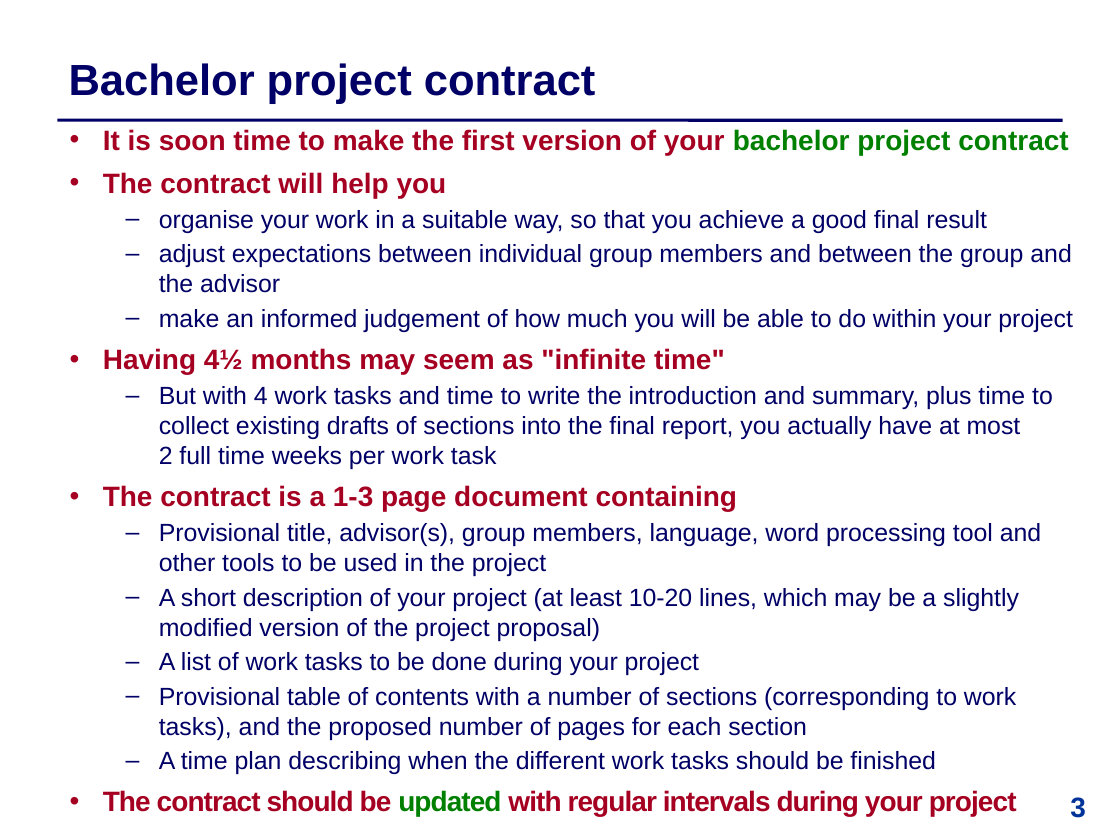
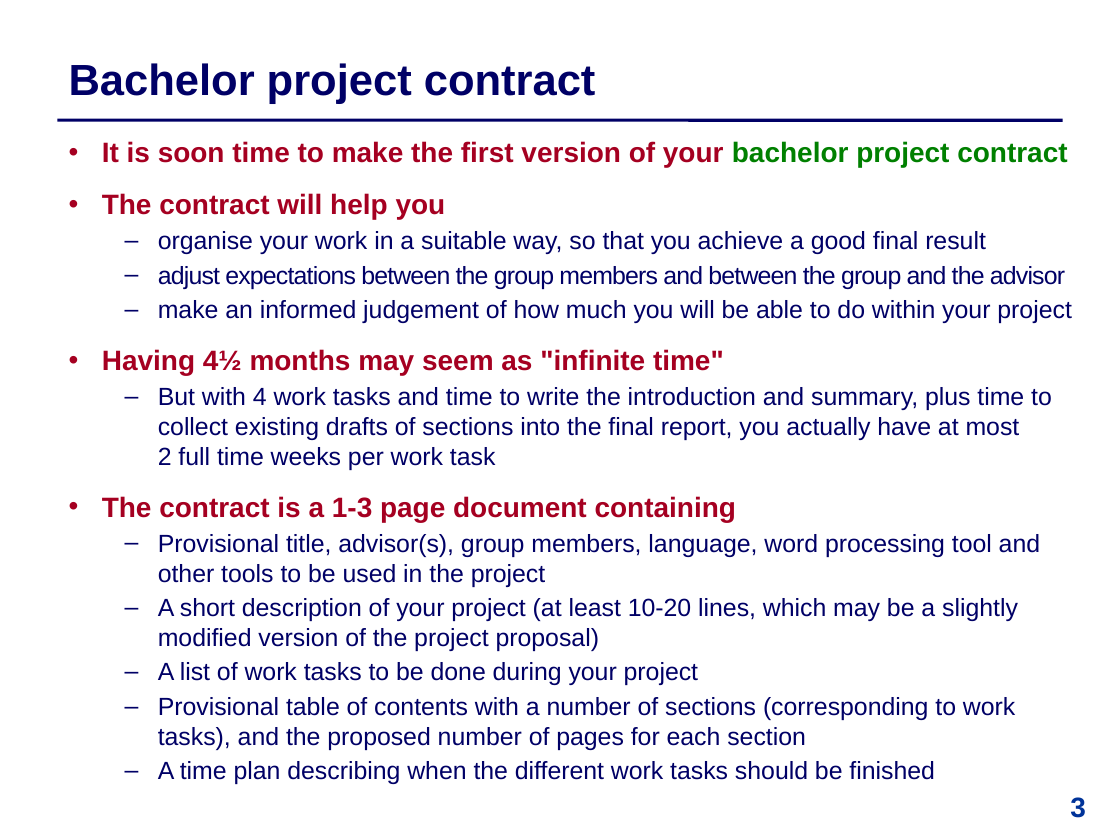
Before and after one commit to IntProgAU/Materiale, a slide deck: slide 3 of web/b24/1 Bachelor Contract .pptx. Drawn at 1120x840 pixels with LibreOffice and Linux fonts; fonts in the diff are those of the drawing. Boxes give left, top, right and bottom in pixels: in the first picture for what was removed or moved away, otherwise in the second. Text is boxed around its words. In the diff, an @@ line names an element or a change of style, - is before the commit and + after.

```diff
--- a/web/b24/1 Bachelor Contract .pptx
+++ b/web/b24/1 Bachelor Contract .pptx
@@ text "It is soon time to ...": place and size @@
-text "It is soon time to ..." at [103,129,1073,817]
+text "It is soon time to ..." at [102,141,1072,784]
@@ text at [102,193,736,522]: more space between paragraphs @@
@@ text at [158,266,1065,289]: text changed @@
-  – adjust expectations between individual group members and between the group and the advisor
+  – adjust expectations between the group members and between the group and the advisor
@@ text at [103,790,1017,817]: paragraph removed @@
-  • The contract should be updated with regular intervals during your project
```
Also in this commit, not shown: 3 other slides changed.
